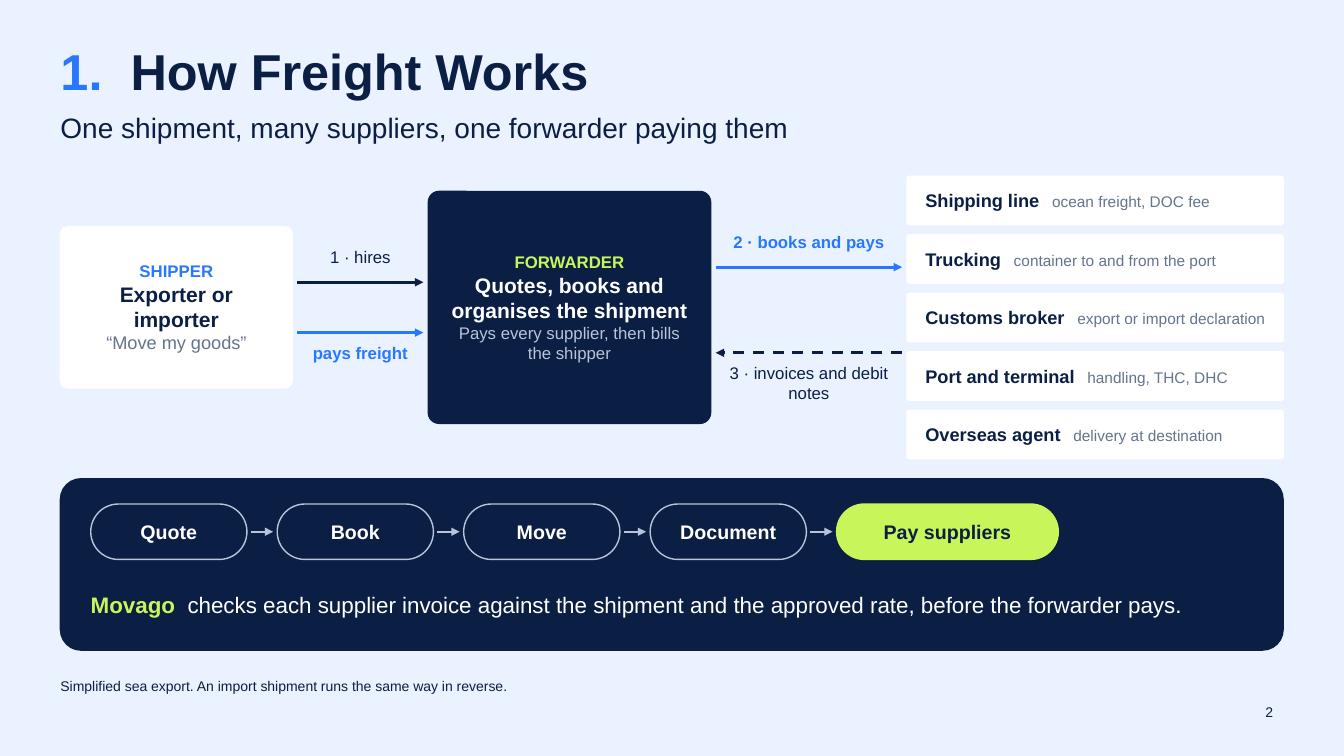
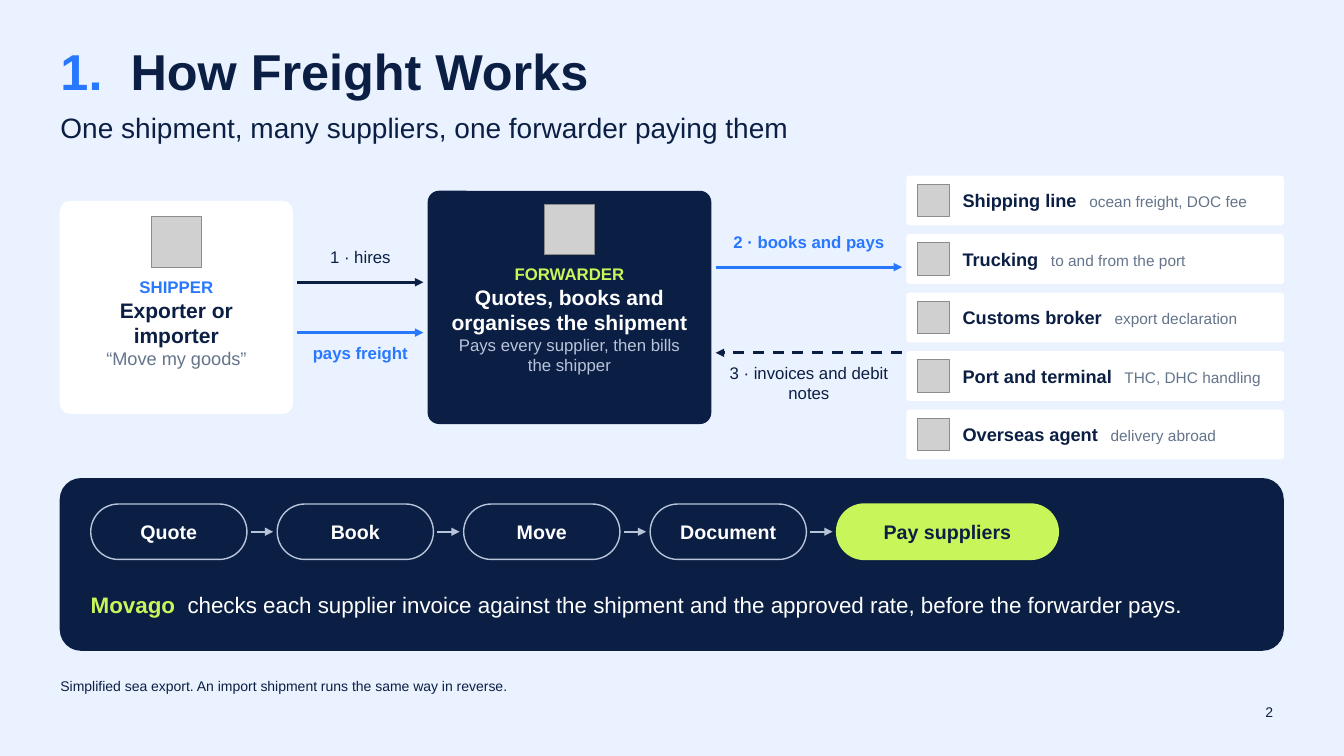
Before and after one commit to Odylytics/Movago_Odylytics, a slide deck: slide 2 of nghien_cuu_tung_slide/Movago_Pitch_V4.pptx. Drawn at 1344x756 pixels with LibreOffice and Linux fonts; fonts in the diff are those of the drawing; grey boxes stand for pictures; background and template pictures are left out. Boxes give left, top, right and bottom in pixels: in the first picture for what was removed or moved away, otherwise in the second. Text is boxed around its words. In the diff, an @@ line names an element or a change of style, - is before the commit and + after.

Commit message:
Add person icons to the freight-flow slide and turn the last slide into team capabilities with advisor portraits

```diff
--- a/nghien_cuu_tung_slide/Movago_Pitch_V4.pptx
+++ b/nghien_cuu_tung_slide/Movago_Pitch_V4.pptx
@@ text "Shipping line ocean freight, DOC ...": place and size @@
-text "Shipping line ocean freight, DOC ..." at (925,193,1209,211)
+text "Shipping line ocean freight, DOC ..." at (963,193,1247,211)
@@ rounded rectangle: place and size @@
-rounded rectangle at (60,227,292,388)
+rounded rectangle at (60,202,292,413)
@@ picture added at (544,205,595,255) @@
@@ picture added at (918,185,950,217) @@
@@ picture added at (151,217,202,267) @@
@@ text "FORWARDER" at (452,268,687,375): vertical alignment middle to top @@
@@ text "FORWARDER": place and size @@
-text "FORWARDER" at (452,256,687,363)
+text "FORWARDER" at (452,268,687,375)
@@ picture added at (918,243,950,275) @@
@@ text at (963,252,1186,270): text changed @@
-Trucking container to and from the port
+Trucking to and from the port
@@ text "SHIPPER": place and size @@
-text "SHIPPER" at (106,265,247,353)
+text "SHIPPER" at (106,281,247,369)
@@ text "SHIPPER" at (106,281,247,369): vertical alignment middle to top @@
@@ picture added at (918,301,950,334) @@
@@ text at (963,310,1237,327): text changed @@
-Customs broker export or import declaration
+Customs broker export declaration
@@ picture added at (918,360,950,392) @@
@@ text at (963,369,1260,386): text changed; size 11 to 13 pt; text colour #64748B to #0B1F44; bold on @@
-Port and terminal handling, THC, DHC
+Port and terminal THC, DHC handling
@@ picture added at (918,418,950,451) @@
@@ text at (963,428,1216,445): text changed @@
-Overseas agent delivery at destination
+Overseas agent delivery abroad
```
Also in this commit, not shown: 1 other slide changed, 1 other file.
